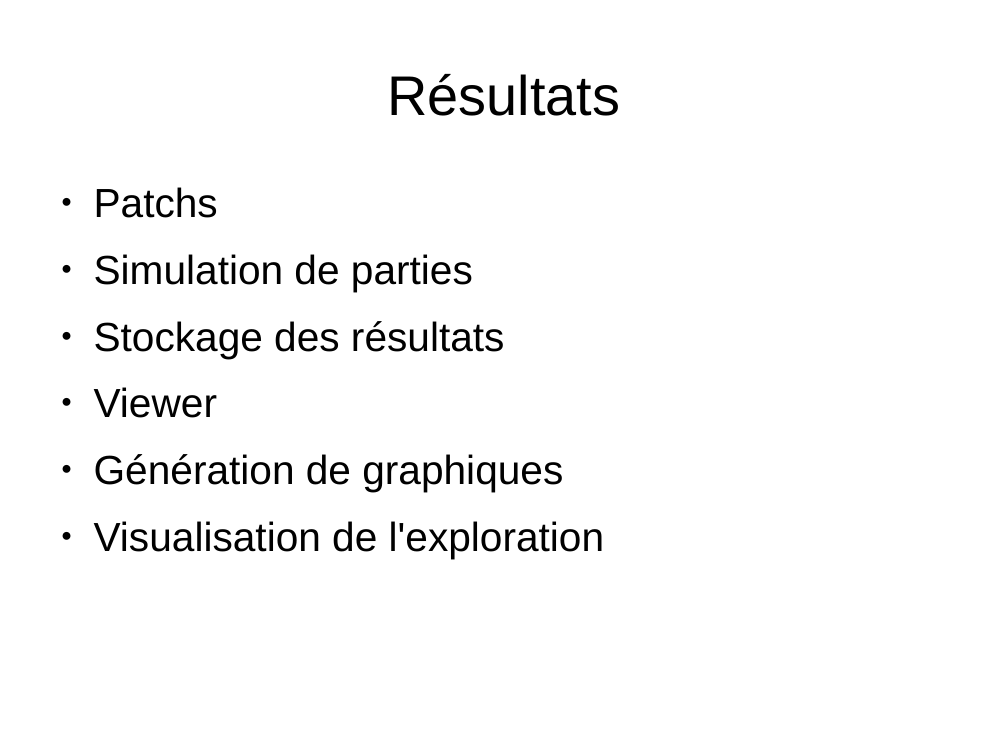
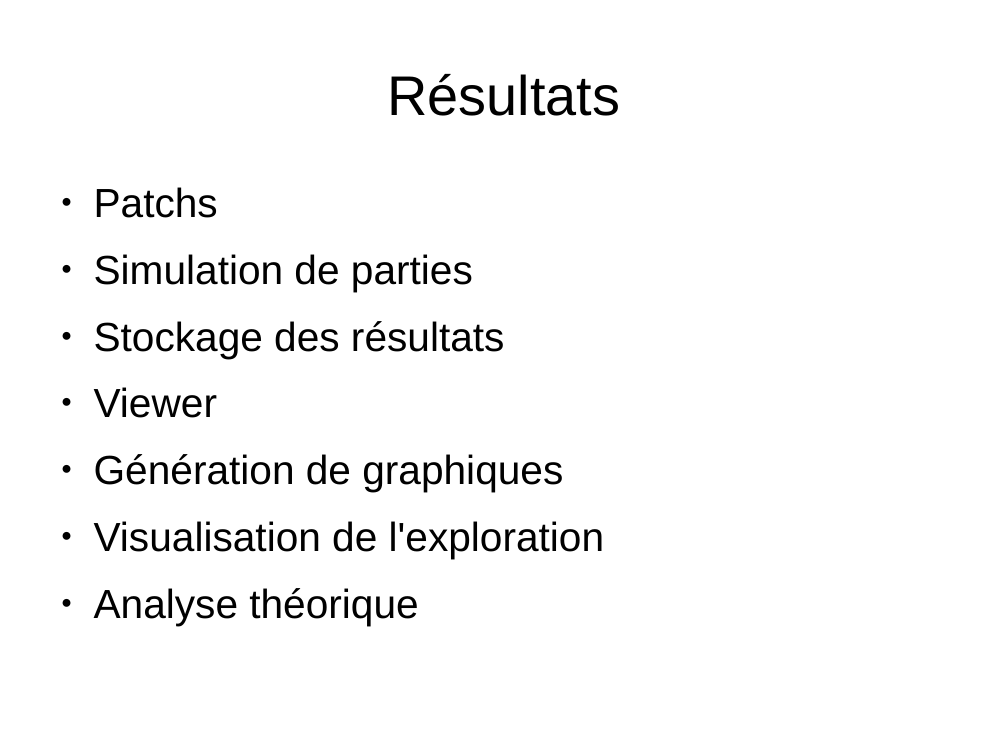
Before and after one commit to medrimonia/PFA-Nethack, a slide deck: slide 5 of papers/soutenance/soutenance.odp. Drawn at 1008x756 pixels with LibreOffice and Linux fonts; fonts in the diff are those of the drawing. Boxes give left, top, right and bottom in pixels: in the first picture for what was removed or moved away, otherwise in the second. Text is boxed around its words. In the diff, an @@ line names an element or a change of style, - is before the commit and + after.

Commit message:
Ajout pour soutenance : BDD, analyse théorique, génération graphiques

```diff
--- a/papers/soutenance/soutenance.odp
+++ b/papers/soutenance/soutenance.odp
@@ text at [94, 588, 418, 625]: paragraph added @@
+● Analyse théorique
```
Also in this commit, not shown: 10 slides added.
